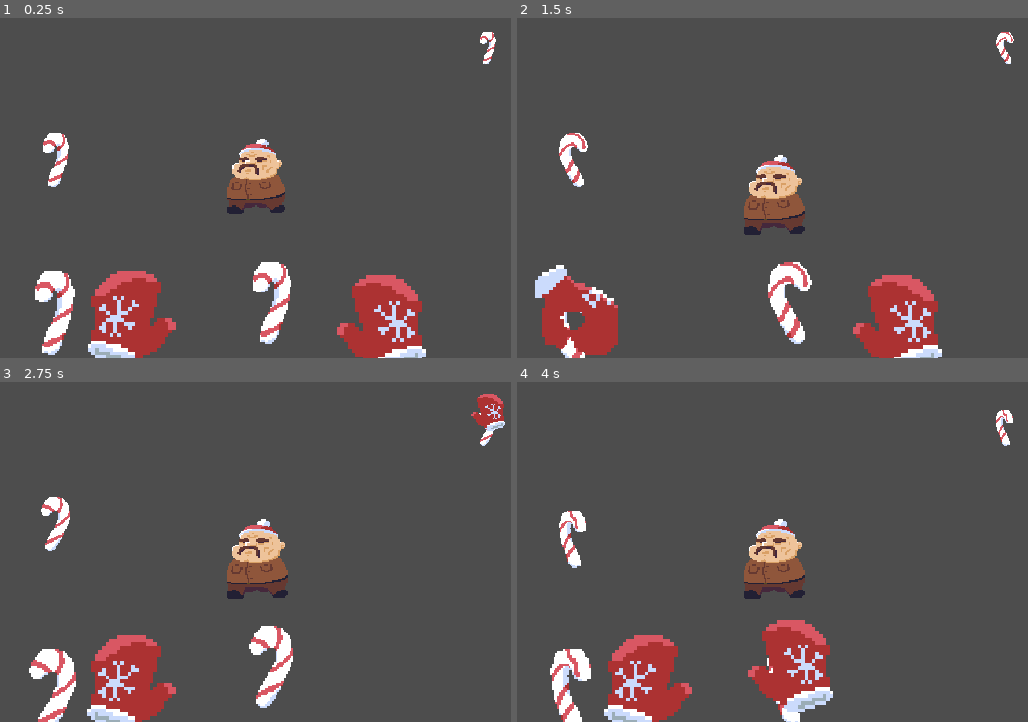
Above: before the commit, frames 1-4 (two rows, left to right).
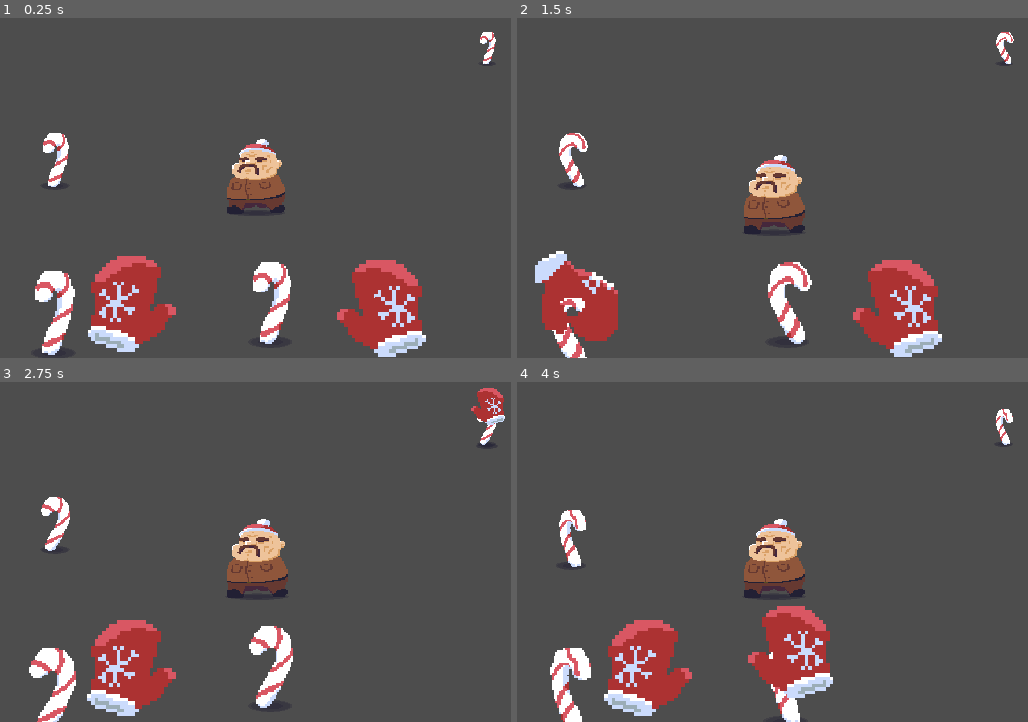
Above: after the commit, the same moments.

Repository: ryan-druffel/game-jam-dec-2024
Game: Godot game, scene res://world/world.tscn
Two runs of this game, one before a commit and one after it. Both use one fixed random seed, a clock stepped at 60 frames per second and the inputs below.
Inputs (mouse positions are in pixels of both pictures, inside the frame that each line leads up to):
- Up to frame 1 (0.25 s): no input
- Up to frame 2 (1.5 s): move the mouse to (772, 177) at 0.52 s; click (772, 177) at 0.67 s; move the mouse to (568, 310) at 1.27 s; click (568, 310) at 1.42 s
- Up to frame 3 (2.75 s): move the mouse to (485, 412) at 2.02 s; click (485, 412) at 2.17 s
- Up to frame 4 (4 s): move the mouse to (573, 524) at 2.77 s; click (573, 524) at 2.92 s; move the mouse to (787, 667) at 3.52 s; click (787, 667) at 3.67 s

The runs differ from the first frame. In frame 1, 5.4% of the frame differs, in the area x 8-97%, y 12-100%; in frame 2, 5.3%; in frame 3, 3.8%; in frame 4, 6.0%, in the area x 6-98%, y 7-100%.

Commit message:
Shadows and z_index modulation.

Diff:
--- a/dumptruck-dave/characters/dave/dave.tscn
+++ b/dumptruck-dave/characters/dave/dave.tscn
@@ -1,10 +1,11 @@
-[gd_scene load_steps=20 format=3 uid="uid://fegkcsa3fxis"]
+[gd_scene load_steps=21 format=3 uid="uid://fegkcsa3fxis"]
 
 [ext_resource type="PackedScene" uid="uid://ckaq71fyniogl" path="res://characters/character.tscn" id="1_gtsss"]
 [ext_resource type="Script" path="res://characters/dave/dave.gd" id="2_pxpus"]
 [ext_resource type="Script" path="res://characters/dave/gobble_state.gd" id="3_41kyt"]
 [ext_resource type="Texture2D" uid="uid://c2rmigbeand82" path="res://characters/dave/Dave.png" id="3_mkdno"]
 [ext_resource type="Script" path="res://characters/dave/dave_idle_state.gd" id="3_ohmrq"]
+[ext_resource type="Texture2D" uid="uid://fgt3om8orpgw" path="res://characters/Shadow.png" id="4_vhvdj"]
 [ext_resource type="Script" path="res://world/make_parent_look_iso.gd" id="6_whaql"]
 
 [sub_resource type="AtlasTexture" id="AtlasTexture_p3f4i"]
@@ -117,8 +118,8 @@
 position = Vector2(1, -1)
 shape = SubResource("RectangleShape2D_bvl8n")
 
-[node name="Pickable" parent="." index="2"]
-pickup_offset = Vector2(0, 24)
+[node name="Pickable" parent="." index="2" node_paths=PackedStringArray("pickup_offset")]
+pickup_offset = NodePath("../PickupSpot")
 
 [node name="CollisionShape2D" parent="Pickable" index="0"]
 position = Vector2(1, -1)
@@ -140,8 +141,18 @@
 [node name="CollisionShape2D" type="CollisionShape2D" parent="CandyCaneArea2D" index="0"]
 shape = SubResource("CircleShape2D_l8kt5")
 
-[node name="Scaler" type="Node2D" parent="." index="5" node_paths=PackedStringArray("scale_this")]
+[node name="Scaler" type="Node2D" parent="." index="5" node_paths=PackedStringArray("scale_target", "order_target")]
 script = ExtResource("6_whaql")
-scale_this = NodePath("..")
+scale_target = NodePath("..")
+order_target = NodePath("../Sprite2D")
+
+[node name="Shadow" type="Sprite2D" parent="." index="6"]
+z_index = -101
+position = Vector2(1, 28)
+scale = Vector2(0.75, 0.078125)
+texture = ExtResource("4_vhvdj")
+
+[node name="PickupSpot" type="Node2D" parent="." index="7"]
+position = Vector2(0, -23)
 
 [editable path="Pickable"]
--- a/dumptruck-dave/characters/player/player_hands.tscn
+++ b/dumptruck-dave/characters/player/player_hands.tscn
@@ -1,8 +1,9 @@
-[gd_scene load_steps=6 format=3 uid="uid://djxvvu8inqgyk"]
+[gd_scene load_steps=7 format=3 uid="uid://djxvvu8inqgyk"]
 
 [ext_resource type="Script" path="res://characters/player/player_hand.gd" id="1_ohule"]
 [ext_resource type="SpriteFrames" uid="uid://8rskb5fhrgwn" path="res://characters/player/player_mitten.tres" id="2_bjcib"]
 [ext_resource type="Script" path="res://world/make_parent_look_iso.gd" id="3_hudhw"]
+[ext_resource type="Texture2D" uid="uid://fgt3om8orpgw" path="res://characters/Shadow.png" id="4_hpkvp"]
 
 [sub_resource type="RectangleShape2D" id="RectangleShape2D_4xspq"]
 size = Vector2(320, 360)
@@ -29,16 +30,25 @@
 position = Vector2(-120, 141)
 
 [node name="LeftHand" type="Node2D" parent="LeftHandZone"]
+z_index = 10
 
 [node name="HandSprite" type="AnimatedSprite2D" parent="LeftHandZone/LeftHand"]
 z_index = 5
+position = Vector2(0, -8)
 scale = Vector2(2, 2)
 sprite_frames = ExtResource("2_bjcib")
 animation = &"idle"
 
-[node name="Scaler" type="Node2D" parent="LeftHandZone/LeftHand" node_paths=PackedStringArray("scale_this")]
+[node name="Scaler" type="Node2D" parent="LeftHandZone/LeftHand" node_paths=PackedStringArray("scale_target", "order_target")]
 script = ExtResource("3_hudhw")
-scale_this = NodePath("..")
+scale_target = NodePath("..")
+order_target = NodePath("../HandSprite")
+
+[node name="Shadow" type="Sprite2D" parent="LeftHandZone/LeftHand"]
+z_index = -101
+position = Vector2(0, 48)
+scale = Vector2(0.5, 0.125)
+texture = ExtResource("4_hpkvp")
 
 [node name="RightHandZone" type="Area2D" parent="." node_paths=PackedStringArray("hand", "hold_position")]
 collision_layer = 128
@@ -55,15 +65,24 @@
 position = Vector2(123, 146)
 
 [node name="RightHand" type="Node2D" parent="RightHandZone"]
+z_index = 10
 
 [node name="HandSprite" type="AnimatedSprite2D" parent="RightHandZone/RightHand"]
 z_index = 5
+position = Vector2(0, -8)
 rotation = 3.14159
 scale = Vector2(2, -2)
 sprite_frames = ExtResource("2_bjcib")
 animation = &"idle"
 autoplay = "idle"
 
-[node name="Scaler" type="Node2D" parent="RightHandZone/RightHand" node_paths=PackedStringArray("scale_this")]
+[node name="Scaler" type="Node2D" parent="RightHandZone/RightHand" node_paths=PackedStringArray("scale_target", "order_target")]
 script = ExtResource("3_hudhw")
-scale_this = NodePath("..")
+scale_target = NodePath("..")
+order_target = NodePath("../HandSprite")
+
+[node name="Shadow" type="Sprite2D" parent="RightHandZone/RightHand"]
+z_index = -101
+position = Vector2(0, 48)
+scale = Vector2(0.5, 0.125)
+texture = ExtResource("4_hpkvp")
--- a/dumptruck-dave/utilities.gd
+++ b/dumptruck-dave/utilities.gd
@@ -6,6 +6,7 @@
 const MIN_SCALE	: float =	0.5;
 const MAX_SCALE	: float =	2;
 const SCREEN_SIZE_Y : float = 360;
+const ORDERING_VARIATION = 100;
 
 # Called when the node enters the scene tree for the first time.
 func _ready():
@@ -33,3 +34,8 @@
 	var screen_frac : float = (vert_screen_position / SCREEN_SIZE_Y);
 	var scale_to : float = screen_frac * (MAX_SCALE - MIN_SCALE) + MIN_SCALE
 	return scale_to
+
+static func get_order_with_screen_factor(vert_screen_position : float) -> float:
+	var screen_frac : float = (vert_screen_position / SCREEN_SIZE_Y);
+	var order_delta : float = (screen_frac - 0.5) * ORDERING_VARIATION
+	return order_delta
--- a/dumptruck-dave/world/candy_cane/candy_cane.tscn
+++ b/dumptruck-dave/world/candy_cane/candy_cane.tscn
@@ -1,9 +1,10 @@
-[gd_scene load_steps=9 format=3 uid="uid://cdnuqxadp4wx8"]
+[gd_scene load_steps=10 format=3 uid="uid://cdnuqxadp4wx8"]
 
 [ext_resource type="PackedScene" uid="uid://dqsmahyy4yrn" path="res://world/items/item.tscn" id="1_yn0vl"]
 [ext_resource type="Script" path="res://world/candy_cane/candy_cane.gd" id="2_nkj87"]
 [ext_resource type="SpriteFrames" uid="uid://wmerp1g35aaj" path="res://world/candy_cane/candy_cane_sprite.tres" id="2_rysqq"]
 [ext_resource type="Script" path="res://world/make_parent_look_iso.gd" id="4_83qgq"]
+[ext_resource type="Texture2D" uid="uid://fgt3om8orpgw" path="res://characters/Shadow.png" id="4_octg8"]
 
 [sub_resource type="RectangleShape2D" id="RectangleShape2D_dir4h"]
 size = Vector2(26, 47)
@@ -39,8 +40,8 @@
 [node name="CollisionShape2D" parent="." index="1"]
 position = Vector2(-1, -0.5)
 
-[node name="Pickable" parent="." index="2"]
-pickup_offset = Vector2(0, 20)
+[node name="Pickable" parent="." index="2" node_paths=PackedStringArray("pickup_offset")]
+pickup_offset = NodePath("../PickupSpot")
 
 [node name="CollisionShape2D" parent="Pickable" index="0"]
 position = Vector2(-1, -0.5)
@@ -50,8 +51,18 @@
 emitting = false
 process_material = SubResource("ParticleProcessMaterial_8l1ml")
 
-[node name="Scaler" type="Node2D" parent="." index="5" node_paths=PackedStringArray("scale_this")]
+[node name="Scaler" type="Node2D" parent="." index="5" node_paths=PackedStringArray("scale_target", "order_target")]
 script = ExtResource("4_83qgq")
-scale_this = NodePath("..")
+scale_target = NodePath("..")
+order_target = NodePath("../AnimatedSprite2D")
+
+[node name="PickupSpot" type="Node2D" parent="." index="6"]
+position = Vector2(0, -19)
+
+[node name="Shadow" type="Sprite2D" parent="." index="7"]
+z_index = -101
+position = Vector2(-1, 22)
+scale = Vector2(0.390625, 0.109375)
+texture = ExtResource("4_octg8")
 
 [editable path="Pickable"]
--- a/dumptruck-dave/world/make_parent_look_iso.gd
+++ b/dumptruck-dave/world/make_parent_look_iso.gd
@@ -1,6 +1,7 @@
 extends Node2D
 
-@export var scale_this : Node2D;
+@export var scale_target : Node2D;
+@export var order_target : Node2D;
 
 # Called when the node enters the scene tree for the first time.
 func _ready():
@@ -9,6 +10,11 @@
 
 # Called every frame. 'delta' is the elapsed time since the previous frame.
 func _process(delta):
-	if scale_this:
-		var scale_to : float = Utilities.get_scale_with_screen_factor(scale_this.get_global_transform_with_canvas().get_origin().y)
-		scale_this.scale = (Vector2(scale_to, scale_to))
+	if scale_target:
+		# scale
+		var scale_to : float = Utilities.get_scale_with_screen_factor(scale_target.get_global_transform_with_canvas().get_origin().y)
+		scale_target.scale = (Vector2(scale_to, scale_to))
+	if order_target:
+		# order
+		var order_to : float = Utilities.get_order_with_screen_factor(scale_target.get_global_transform_with_canvas().get_origin().y)
+		order_target.z_index = order_to
--- a/dumptruck-dave/world/pickable.gd
+++ b/dumptruck-dave/world/pickable.gd
@@ -9,7 +9,7 @@
 var hovered = false
 var picked = false
 
-@export var pickup_offset : Vector2;
+@export var pickup_offset : Node2D;
 
 func _ready() -> void:
 	Globals.pickable_entered.emit(self)
@@ -53,7 +53,10 @@
 func _physics_process(delta: float) -> void:
 	if picked:
 		var mouse_pos: Vector2 = get_global_mouse_position()
-		move.emit(mouse_pos + pickup_offset)
+		var offset : Vector2 = Vector2.ZERO
+		if pickup_offset: offset = position - pickup_offset.position
+		move.emit(mouse_pos + offset)#  + Vector2.ZERO if not pickup_offset else (position - pickup_offset.position))
+		print(position - pickup_offset.position)
 
 func remove() -> void:
 	Globals.pickable_exited.emit(self)
Binary file added: dumptruck-dave/characters/Shadow.png
Not shown, added: dumptruck-dave/characters/Shadow.png.import
